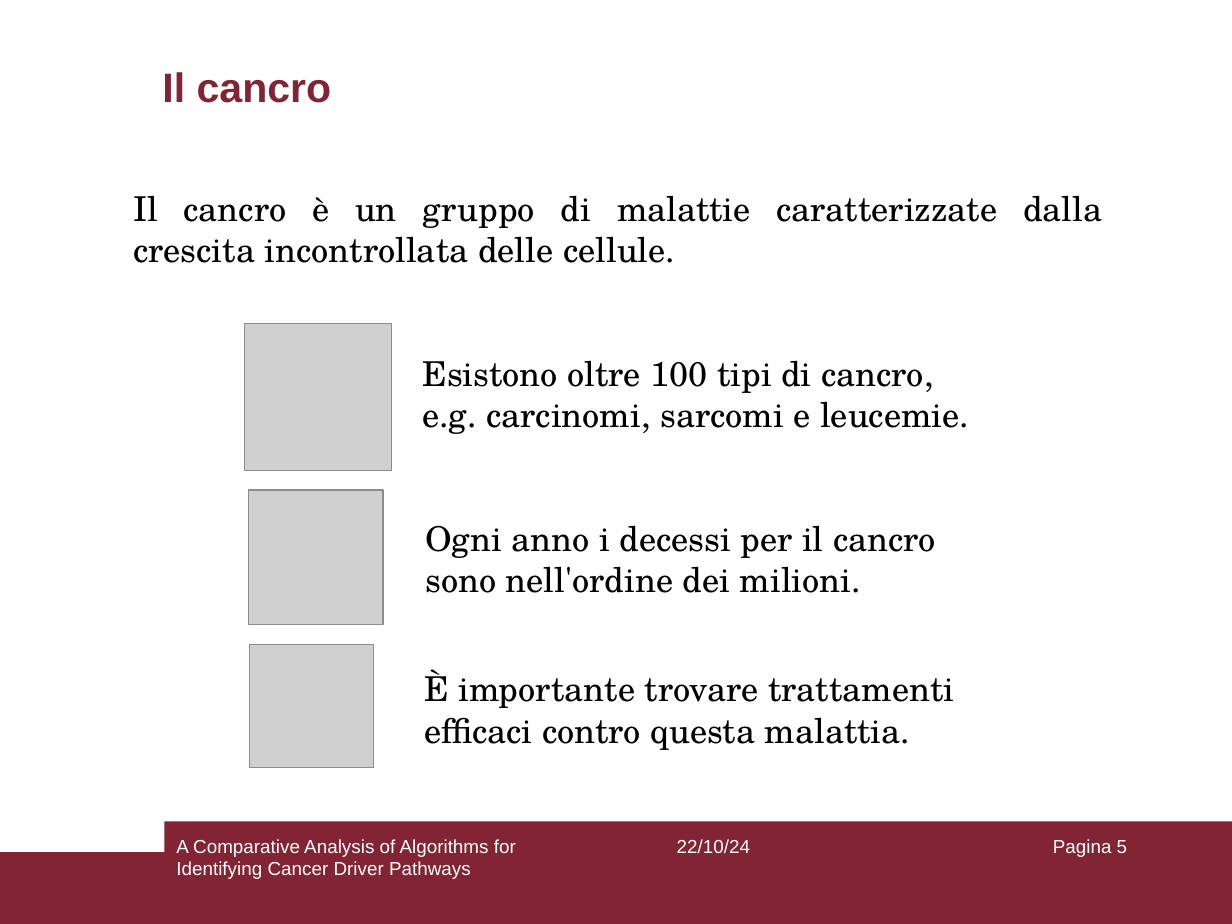
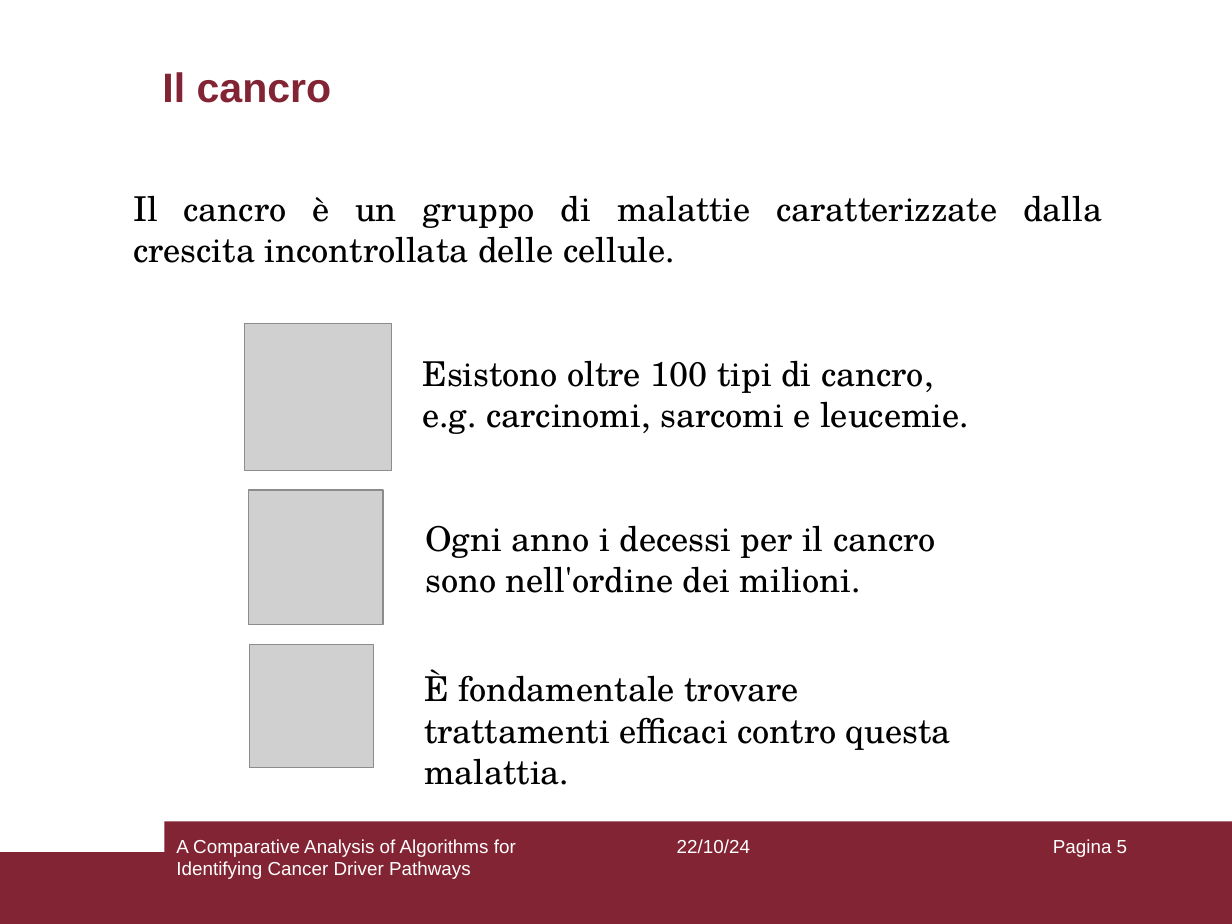
Before and after one commit to aflaag/bsc-thesis, a slide deck: slide 5 of presentation/slides.odp. Drawn at 1232x924 pixels with LibreOffice and Linux fonts; fonts in the diff are those of the drawing; grey boxes stand for pictures. Boxes give left, top, right and bottom in pixels: in the first picture for what was removed or moved away, otherwise in the second. Text is boxed around its words. In the diff, an @@ line names an element or a change of style, - is before the commit and + after.

Commit message:
fixed speech according to new slides

```diff
--- a/presentation/slides.odp
+++ b/presentation/slides.odp
@@ text at (424, 669, 951, 785): text changed @@
-È importante trovare trattamenti efficaci contro questa malattia.
+È fondamentale trovare trattamenti efficaci contro questa malattia.
```
Also in this commit, not shown: 2 other files.
